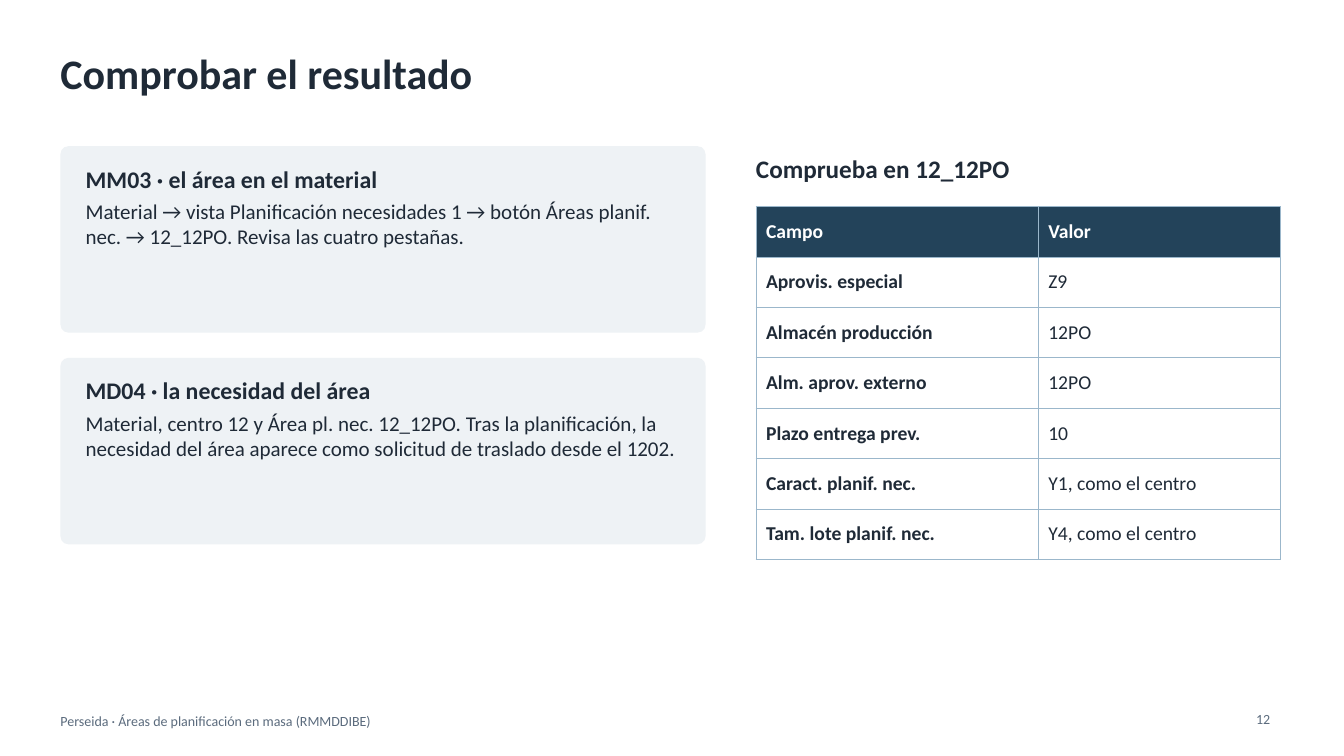
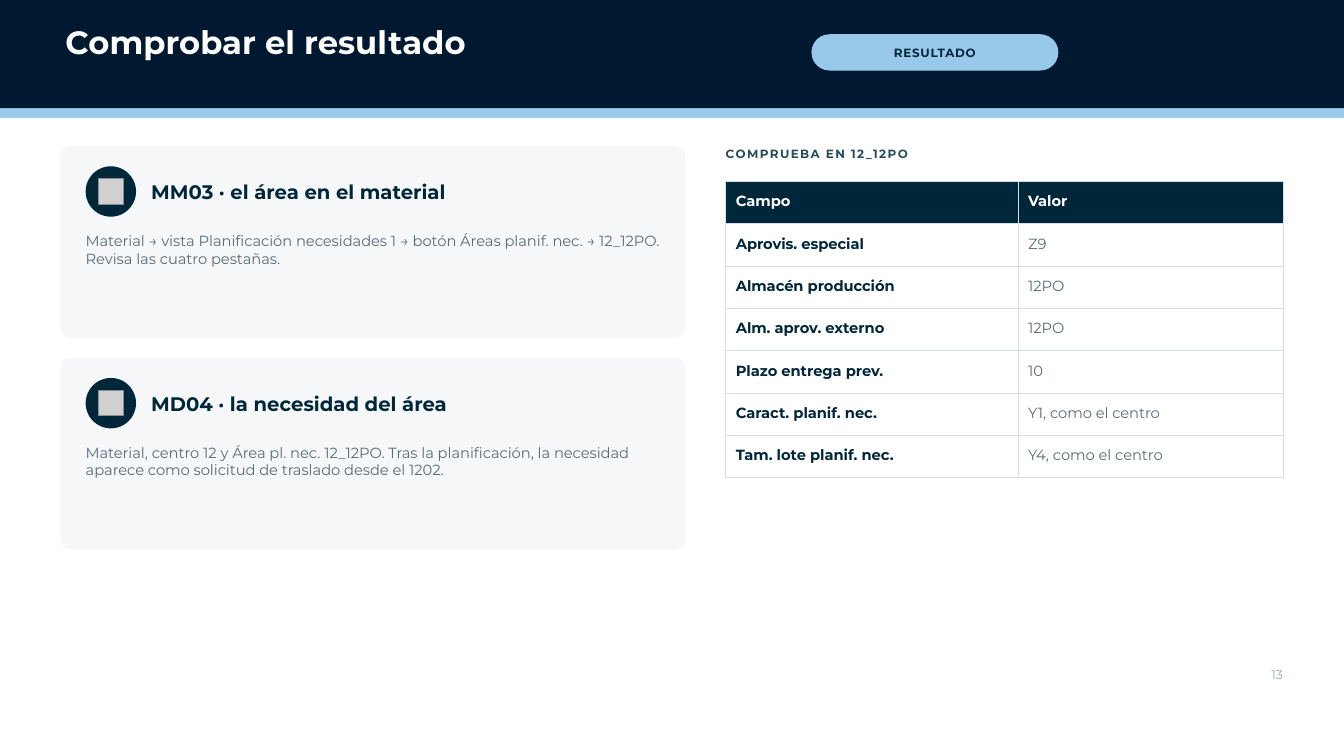
Before and after one commit to Enrique24799/PERSEIDA, a slide deck: slide 13 of manuales/Manual_RMMDDIBE_areas_planificacion.pptx (slide 12 before the commit). Drawn at 1344x756 pixels with LibreOffice and Linux fonts; fonts in the diff are those of the drawing; grey boxes stand for pictures; background and template pictures are left out. Boxes give left, top, right and bottom in pixels: in the first picture for what was removed or moved away, otherwise in the second. Text is boxed around its words. In the diff, an @@ line names an element or a change of style, - is before the commit and + after.

```diff
--- a/manuales/Manual_RMMDDIBE_areas_planificacion.pptx
+++ b/manuales/Manual_RMMDDIBE_areas_planificacion.pptx
@@ rectangle added at [0,0,1344,108], fill #001930 @@
@@ title "Comprobar el resultado": place and size @@
-title "Comprobar el resultado" at [60,59,472,96]
+title "Comprobar el resultado" at [65,30,465,61]
@@ title "Comprobar el resultado" at [65,30,465,61]: size 30 to 23 pt, font Calibri to Montserrat, text colour #1F2A37 to #FFFFFF; vertical alignment middle to top @@
@@ rounded rectangle added at [812,34,1059,71], fill #98C9EB, 8.5 pt, text #00263A, bold @@
+RESULTADO
@@ rectangle added at [0,100,1344,118], fill #9BCBEB @@
@@ rounded rectangle at [60,146,686,338]: fill #EEF2F5 to #F5F7F8; proportions changed @@
@@ rounded rectangle: place and size @@
-rounded rectangle at [60,146,706,333]
+rounded rectangle at [60,146,686,338]
@@ text at [726,149,908,159]: text changed; size 18 to 8.5 pt; font Calibri to Montserrat; text colour #1F2A37 to #244C5A @@
-Comprueba en 12_12PO
+COMPRUEBA EN 12_12PO
@@ text "COMPRUEBA EN 12_12PO" at [726,149,908,159]: vertical alignment middle to top @@
@@ text at [86,171,377,188]: paragraph removed @@
-MM03 · el área en el material
@@ ellipse added at [86,166,136,217], fill #00263A @@
@@ picture added at [98,178,123,204] @@
@@ text added at [151,183,446,200], 14 pt, text #00263A, bold @@
+MM03 · el área en el material
@@ table at [726,181,1284,478] @@
@@ fill #23435A to #00263A in row 1 @@
@@ size 14 to 10.5 pt, font Calibri to Montserrat @@
@@ text colour #1F2A37 to #00263A in "Aprovis. especial", "Almacén producción", "Alm. aprov. externo", "Plazo entrega prev." and 2 more places @@
@@ text colour #1F2A37 to #5B6B78 in "Z9", "12PO", "12PO", "10" and 2 more places @@
@@ borders changed @@
@@ table: place and size @@
-table at [756,207,1280,547]
+table at [726,181,1284,478]
@@ text "Material → vista Planificación necesidades ...": place and size @@
-text "Material → vista Planificación necesidades ..." at [86,171,651,248]
+text "Material → vista Planificación necesidades ..." at [86,233,659,267]
@@ text "Material → vista Planificación necesidades ..." at [86,233,659,267]: size 15 to 10.5 pt, font Calibri to Montserrat, text colour #1F2A37 to #5B6B78; less space between paragraphs @@
@@ rounded rectangle: place and size @@
-rounded rectangle at [60,358,706,544]
+rounded rectangle at [60,358,686,549]
@@ rounded rectangle at [60,358,686,549]: fill #EEF2F5 to #F5F7F8; proportions changed @@
@@ ellipse added at [86,378,136,429], fill #00263A @@
@@ picture added at [98,391,123,416] @@
@@ text added at [151,395,447,412], 14 pt, text #00263A, bold @@
+MD04 · la necesidad del área
@@ text at [86,445,629,478]: text changed; size 15 to 10.5 pt; font Calibri to Montserrat; text colour #1F2A37 to #5B6B78 @@
-MD04 · la necesidad del área
-Material, centro 12 y Área pl. nec. 12_12PO. Tras la planificación, la necesidad del área aparece como solicitud de traslado desde el 1202.
+Material, centro 12 y Área pl. nec. 12_12PO. Tras la planificación, la necesidad aparece como solicitud de traslado desde el 1202.
@@ page number added at [1271,670,1283,679], 9 pt, text #9AA9B4 @@
+13
@@ text removed at [60,714,371,728] @@
-Perseida · Áreas de planificación en masa (RMMDDIBE)
@@ page number removed at [1256,715,1270,724] @@
-12
```
Also in this commit, not shown: 13 other slides changed, 2 slides added, 1 slide removed, 2 other files.
